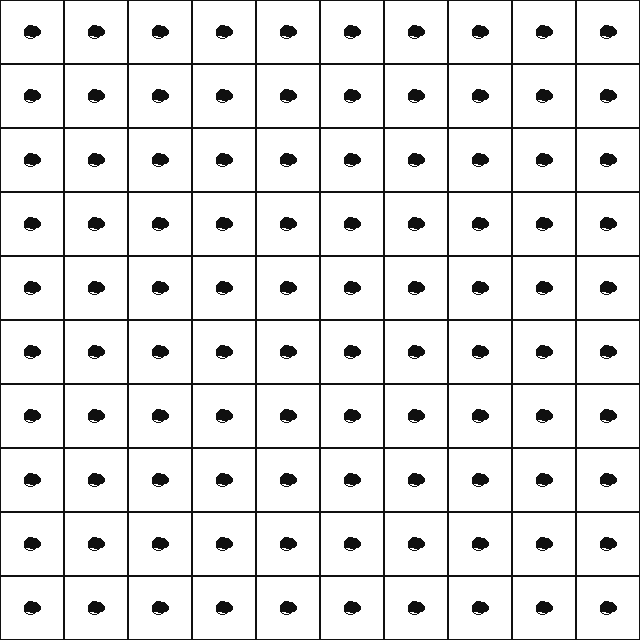
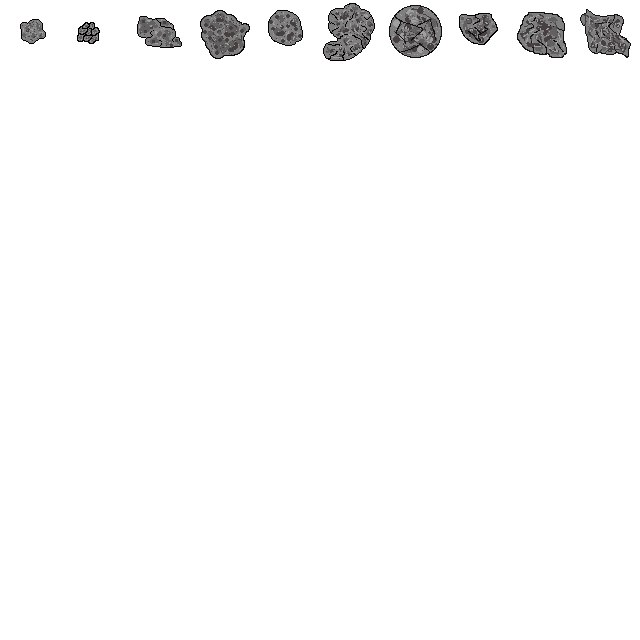
Layered file, before and after one edit (640px x 640px). Changes by layer:
hid "Слой 20", painted on it over [576, 0, 640, 640]
hid "Слой 19", painted on it over [512, 0, 576, 640]
hid "Слой 18", painted on it over [448, 0, 512, 640]
added layer "Слой 24" above "Слой 17" over [20, 3, 631, 61]
hid "Слой 17", painted on it over [384, 0, 448, 640]
hid "Слой 16", painted on it over [320, 0, 384, 640]
hid "Слой 15", painted on it over [256, 0, 320, 640]
hid "Слой 14", painted on it over [192, 0, 256, 640]
hid "Слой 13", painted on it over [128, 0, 192, 640]
hid "Слой 12", painted on it over [64, 0, 128, 640]
hid "Слой 11", painted on it over [0, 0, 64, 640]
hid "Фон" over [0, 0, 640, 640]
